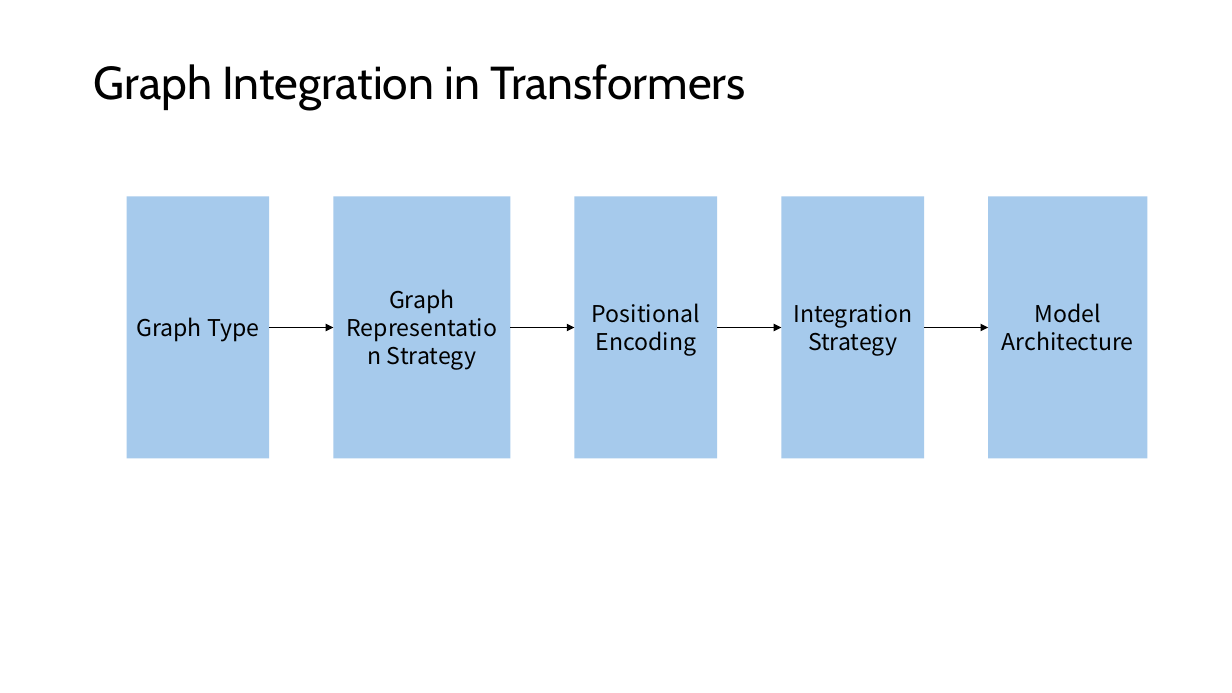
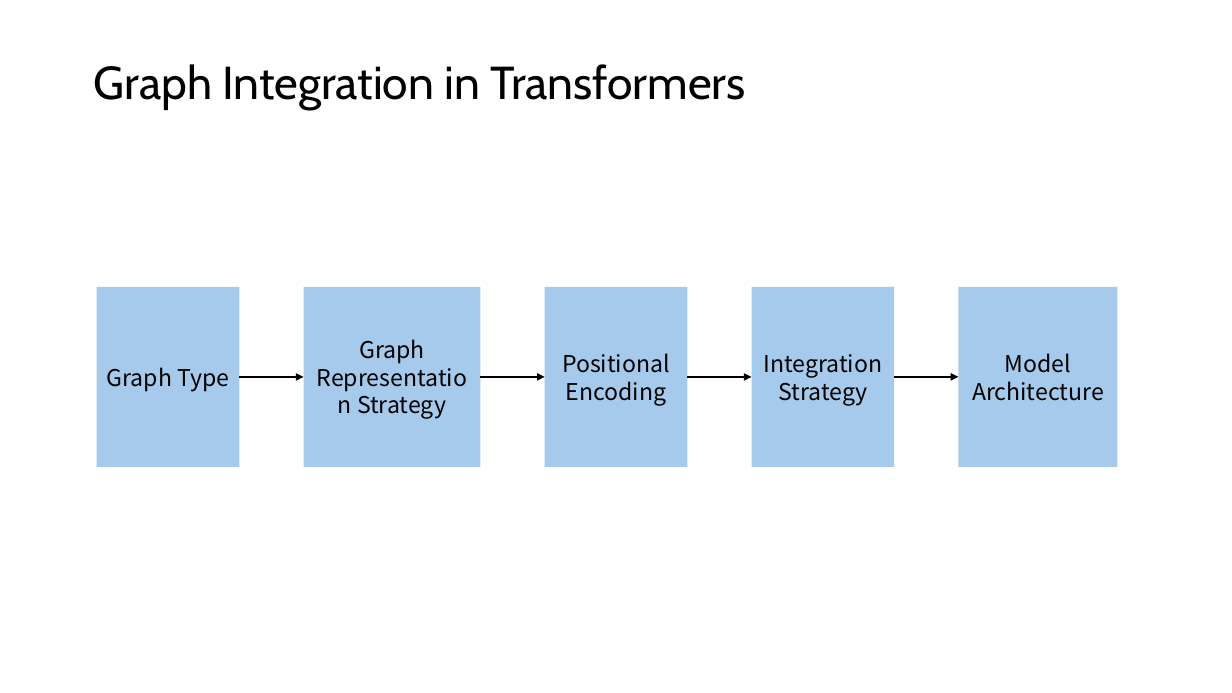
Before and after one commit to kminha22/deep-learning-project, a slide deck: slide 3 of Slide.pptx (slide 5 before the commit). Drawn at 1232x693 pixels with LibreOffice and Linux fonts; fonts in the diff are those of the drawing. Boxes give left, top, right and bottom in pixels: in the first picture for what was removed or moved away, otherwise in the second. Text is boxed around its words. In the diff, an @@ line names an element or a change of style, - is before the commit and + after.

Commit message:
update slide

```diff
--- a/Slide.pptx
+++ b/Slide.pptx
@@ rectangle "Graph Type": place and size @@
-rectangle "Graph Type" at bbox=[127, 197, 269, 459]
+rectangle "Graph Type" at bbox=[97, 287, 239, 468]
@@ rectangle "Graph Representation Strategy": place and size @@
-rectangle "Graph Representation Strategy" at bbox=[334, 197, 510, 459]
+rectangle "Graph Representation Strategy" at bbox=[304, 287, 481, 468]
@@ rectangle "Positional Encoding": place and size @@
-rectangle "Positional Encoding" at bbox=[575, 197, 717, 459]
+rectangle "Positional Encoding" at bbox=[544, 287, 687, 468]
@@ rectangle "Integration Strategy": place and size @@
-rectangle "Integration Strategy" at bbox=[782, 197, 924, 459]
+rectangle "Integration Strategy" at bbox=[751, 287, 894, 468]
@@ rectangle "Model Architecture": place and size @@
-rectangle "Model Architecture" at bbox=[989, 197, 1148, 459]
+rectangle "Model Architecture" at bbox=[958, 287, 1117, 468]
@@ 4 arrows: place and size @@
-4 arrows at bbox=[269, 327, 989, 327]
+4 arrows at bbox=[239, 377, 958, 377]
```
Also in this commit, not shown: 8 other slides changed, 3 slides added, 5 slides removed.
